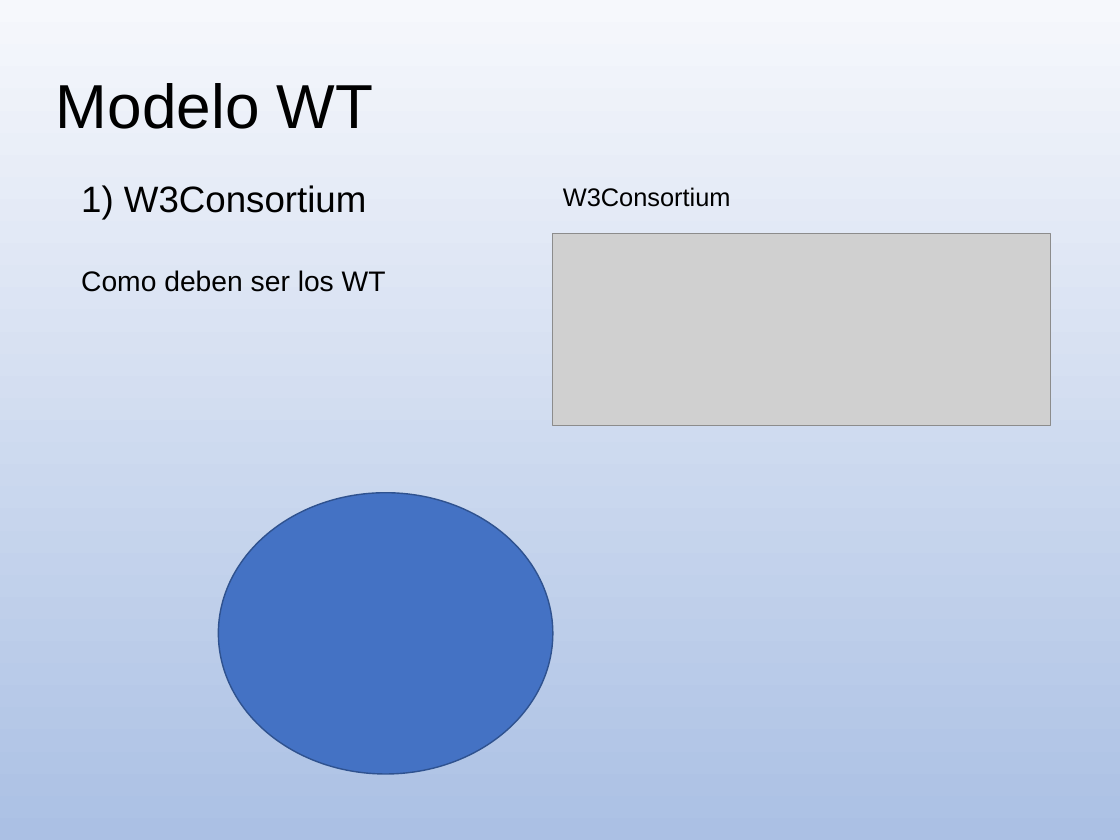
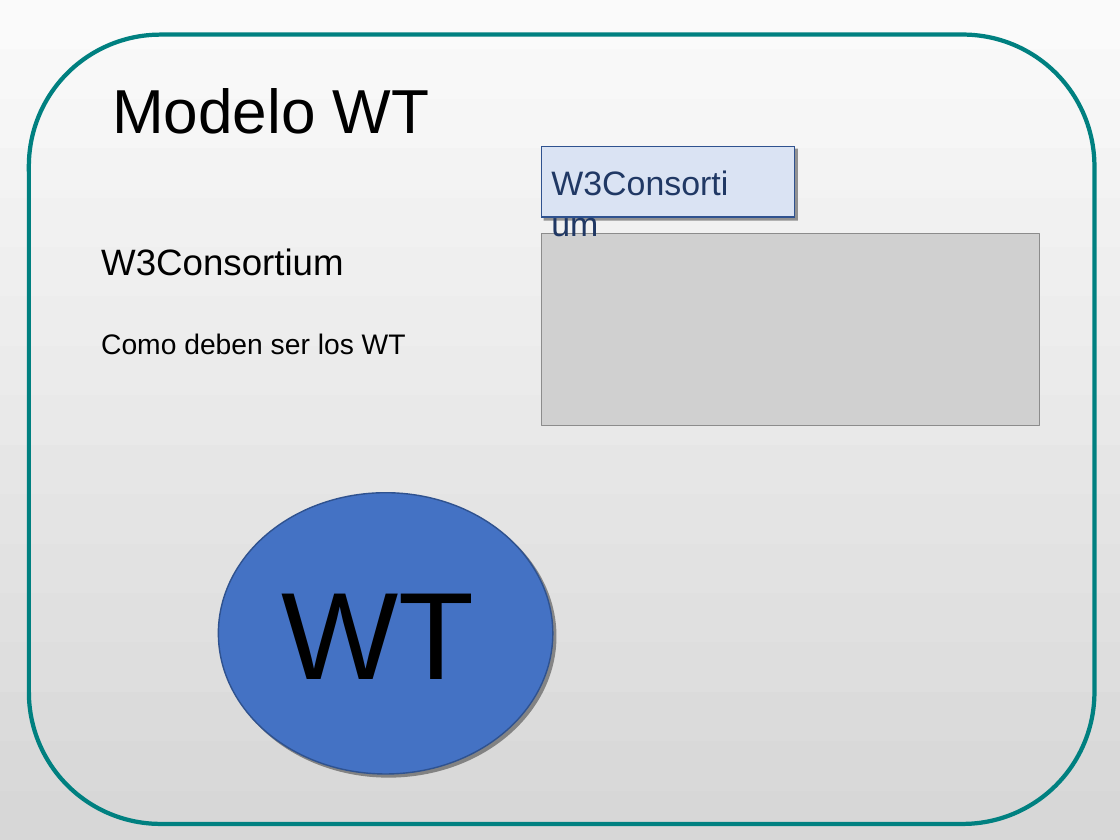
Before and after one commit to danielsalgadop/sac, a slide deck: slide 8 of docs/presentation/social_access_controller_ODP_final.odp (slide 9 before the commit). Drawn at 1120x840 pixels with LibreOffice and Linux fonts; fonts in the diff are those of the drawing; grey boxes stand for pictures. Boxes give left, top, right and bottom in pixels: in the first picture for what was removed or moved away, otherwise in the second. Text is boxed around its words. In the diff, an @@ line names an element or a change of style, - is before the commit and + after.

```diff
--- a/docs/presentation/social_access_controller_ODP_final.odp
+++ b/docs/presentation/social_access_controller_ODP_final.odp
@@ background gradient #F6F8FC to #ABC0E4 to gradient #FAFAFA to #D7D7D7 @@
@@ freeform shape added at (28,35,1095,824), outline #008080 3 pt @@
@@ title "Modelo WT": place and size @@
-title "Modelo WT" at (56,83,373,129)
+title "Modelo WT" at (112,88,429,134)
@@ freeform shape added at (542,146,795,217), fill #DAE3F3, outline #2F528F 0.99 pt @@
@@ text "W3Consortium": place and size @@
-text "W3Consortium" at (563,187,731,207)
+text "W3Consortium" at (101,248,344,276)
@@ text "W3Consortium" at (101,248,344,276): size 18 to 24 pt, text colour #000000 to #203864 @@
@@ text at (81,185,367,219): text changed @@
-1) W3Consortium
+W3Consortium
@@ text "W3Consortium": place and size @@
-text "W3Consortium" at (81,185,386,292)
+text "W3Consortium" at (101,333,406,355)
@@ picture: place and size @@
-picture at (553,234,1051,426)
+picture at (542,234,1040,426)
@@ freeform shape at (219,493,553,774): shadow on @@
@@ free added at (271,551,500,710), 88 pt, text #000000 @@
+WT
```
Also in this commit, not shown: 40 other slides changed, 5 slides added, 3 slides removed, 4 other files.
